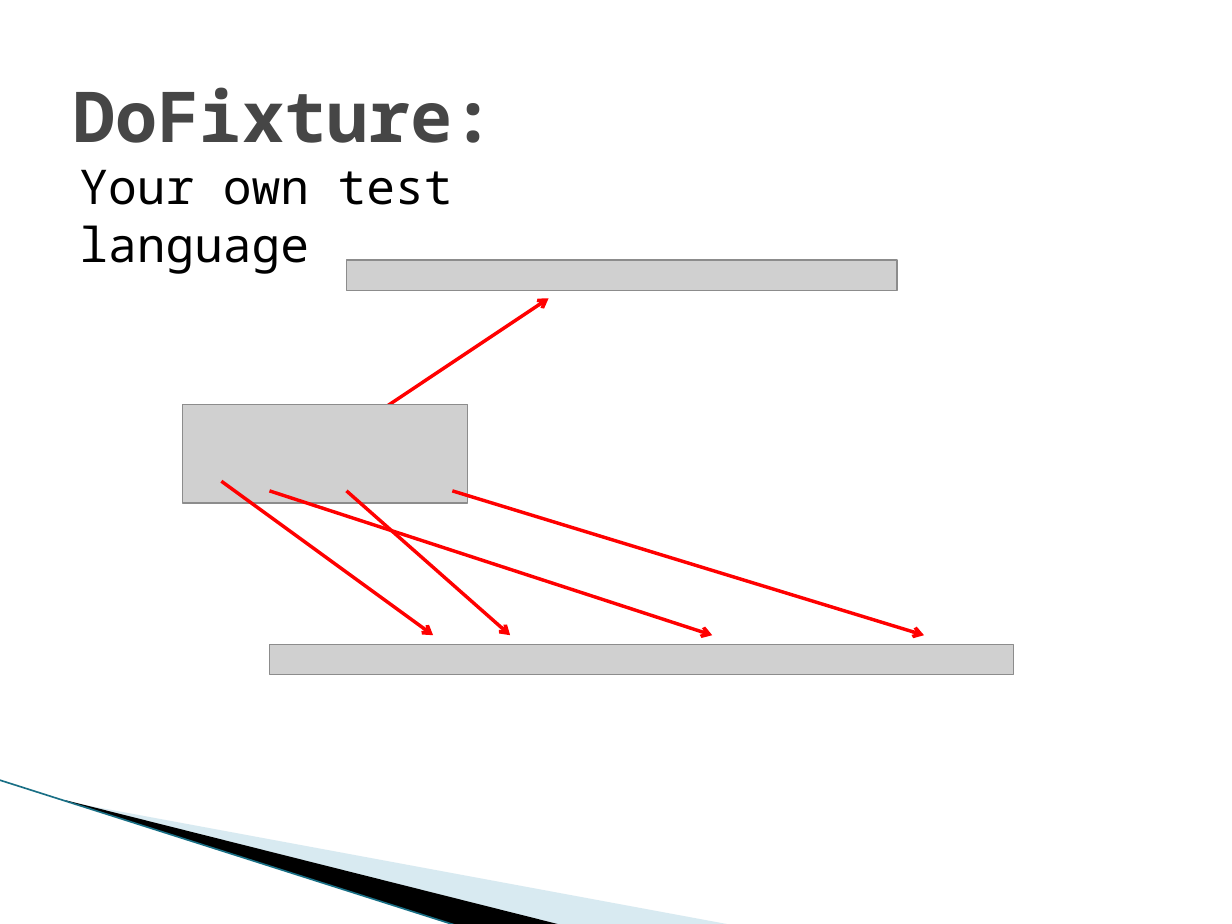
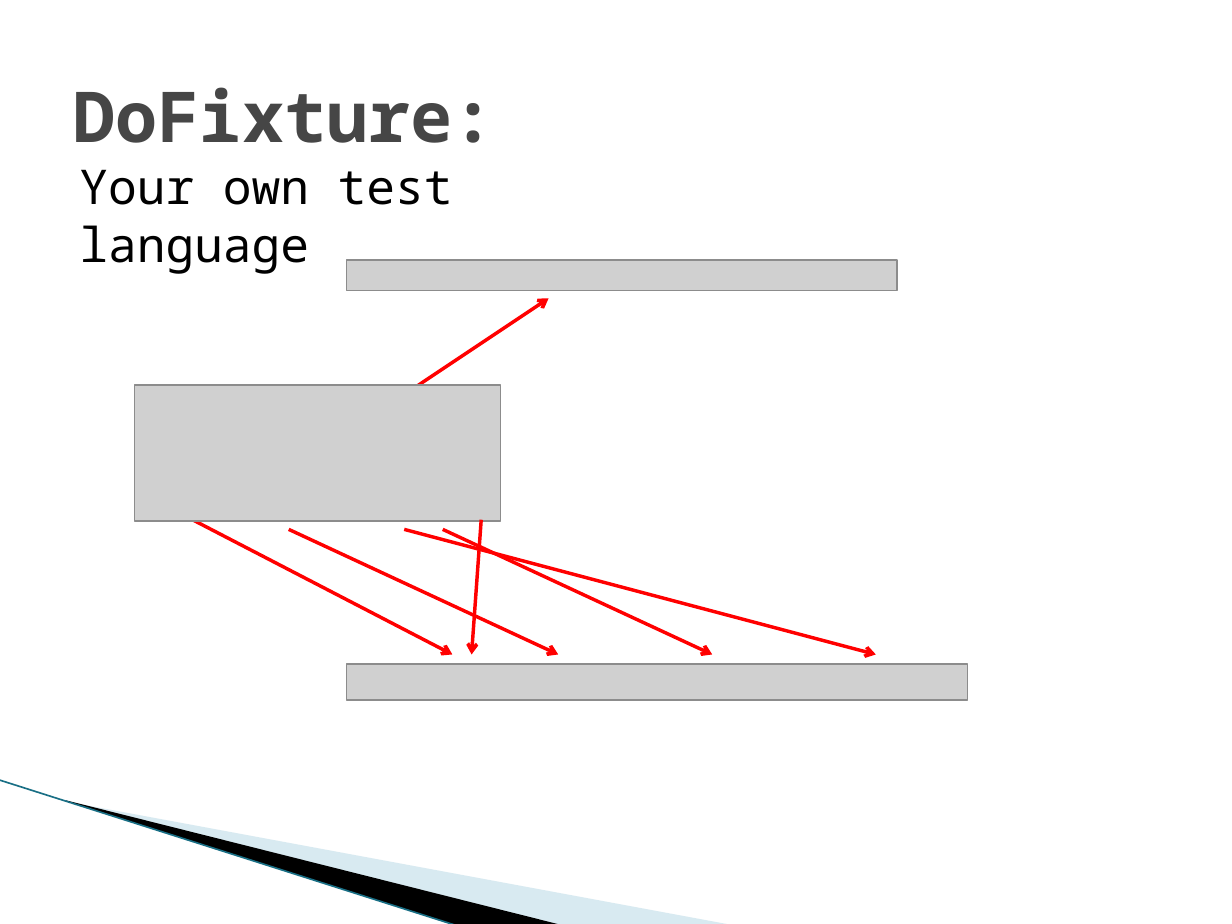
Before and after one commit to michelgrootjans/agileacceptancetesting, a slide deck: slide 23 of Slides/20090604_Ihc_AgileAcceptanceTesting.pptx (slide 22 before the commit). Drawn at 1232x924 pixels with LibreOffice and Linux fonts; fonts in the diff are those of the drawing; grey boxes stand for pictures; background and template pictures are left out. Boxes give left, top, right and bottom in pixels: in the first picture for what was removed or moved away, otherwise in the second. Text is boxed around its words. In the diff, an @@ line names an element or a change of style, - is before the commit and + after.

```diff
--- a/Slides/20090604_Ihc_AgileAcceptanceTesting.pptx
+++ b/Slides/20090604_Ihc_AgileAcceptanceTesting.pptx
@@ picture: place and size @@
-picture at box(182, 404, 467, 503)
+picture at box(134, 384, 500, 520)
@@ arrow moved from (222, 482) - (434, 636) to (192, 520) - (452, 654) @@
@@ arrow moved from (346, 490) - (510, 636) to (288, 530) - (558, 654) @@
@@ arrow moved from (270, 490) - (712, 636) to (404, 530) - (876, 654) @@
@@ arrow moved from (452, 490) - (924, 636) to (442, 530) - (712, 654) @@
@@ arrow added from (482, 520) to (472, 654), #FF0000 2 pt @@
@@ picture removed at box(270, 644, 1014, 674) @@
@@ picture added at box(346, 664, 967, 700) @@
```
Also in this commit, not shown: 5 other slides changed, 2 slides added, 1 slide removed, 1 other file.
